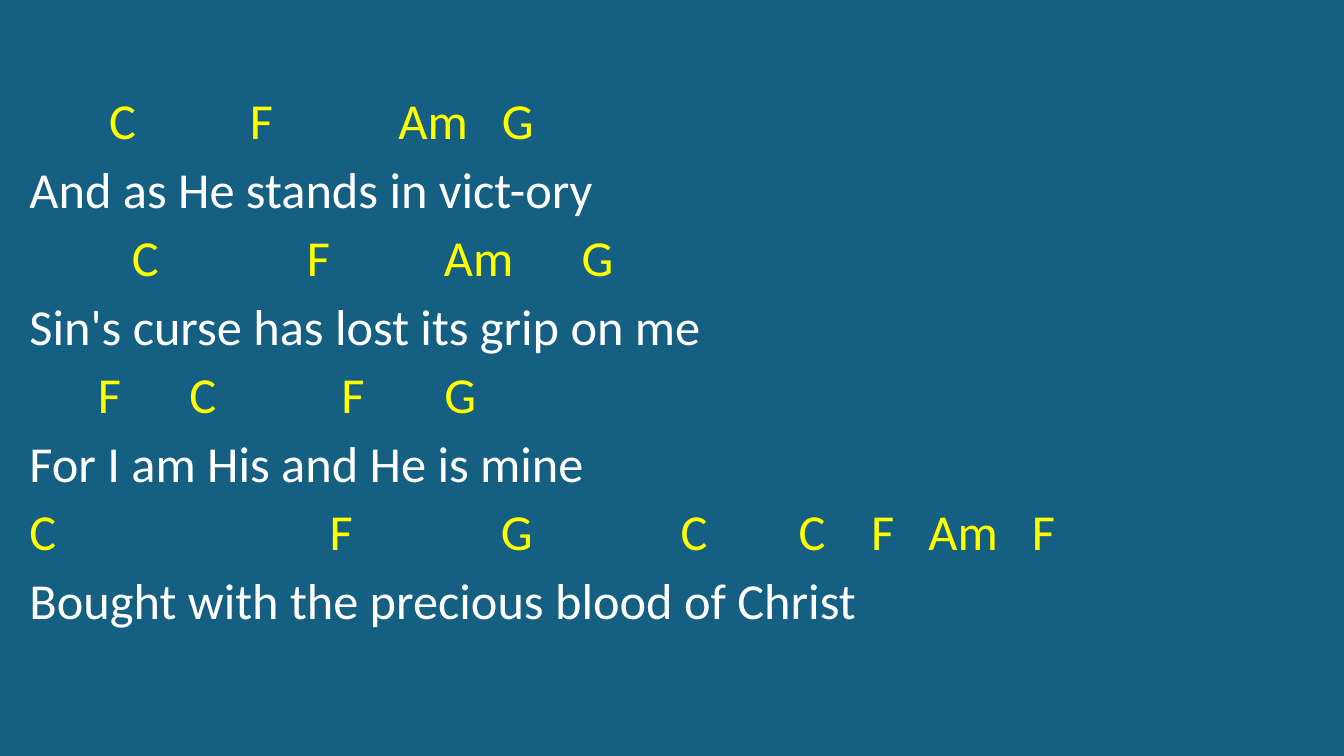
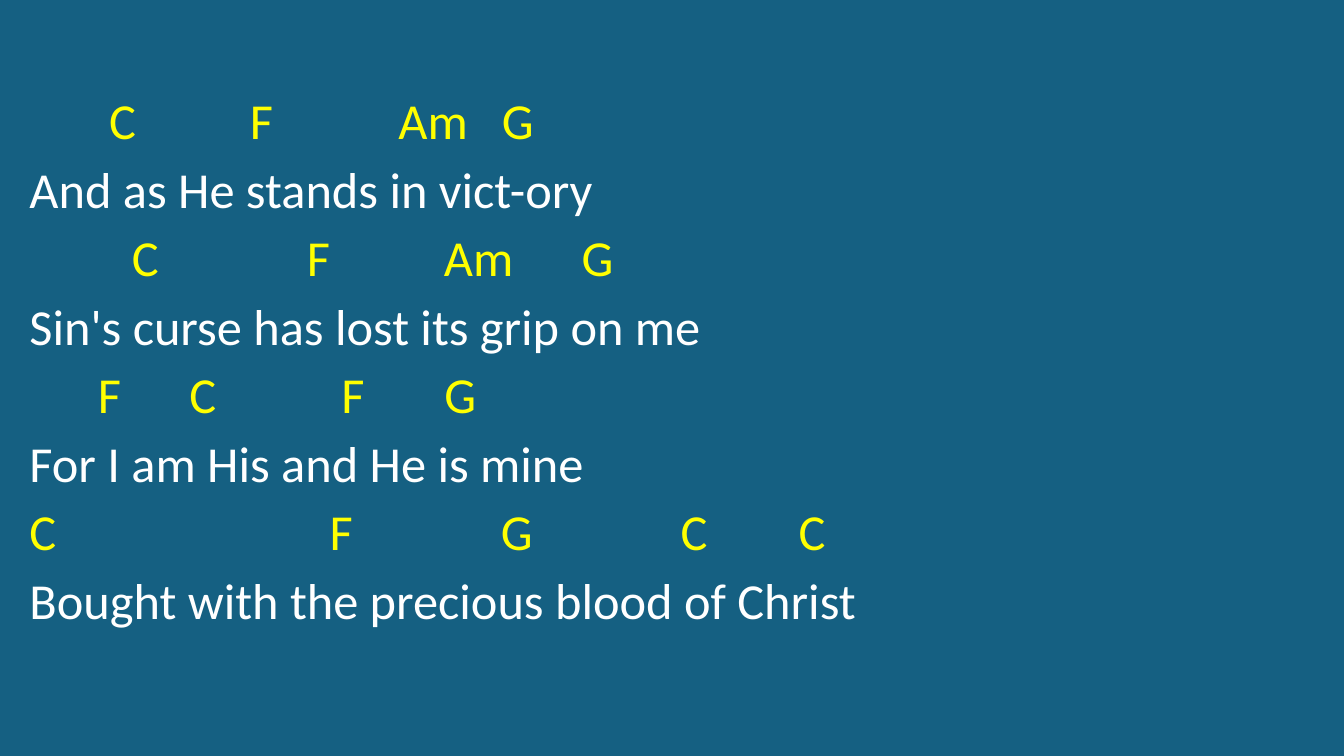
Before and after one commit to kendall412/worship, a slide deck: slide 7 of In Christ Alone (C)-CH.pptx. Drawn at 1344x756 pixels with LibreOffice and Linux fonts; fonts in the diff are those of the drawing. Boxes give left, top, right and bottom in pixels: in the first picture for what was removed or moved away, otherwise in the second. Text is boxed around its words. In the diff, an @@ line names an element or a change of style, - is before the commit and + after.

```diff
--- a/In Christ Alone (C)-CH.pptx
+++ b/In Christ Alone (C)-CH.pptx
@@ subtitle at [29, 517, 826, 551]: text changed @@
-C F G C C F Am F
+C F G C C
```
Also in this commit, not shown: 4 other slides changed, 2 other files.
